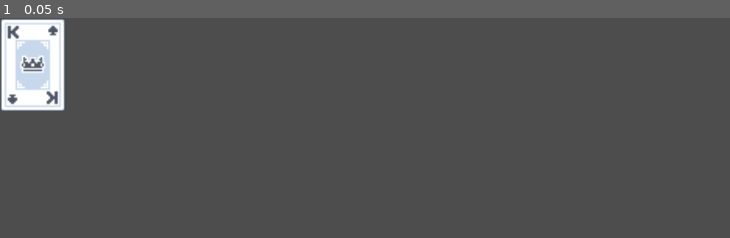
Above: before the commit, frame 1.
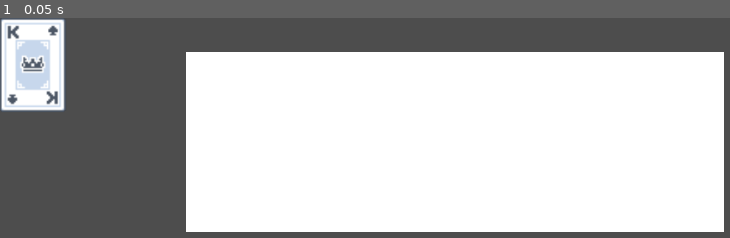
Above: after the commit, the same moment.

Repository: stellarinrin/dinosaur_fighting_card_game
Game: Godot game, scene res://game.tscn
The game is run twice, just before and just after one commit, with the same random seed, the same clock (stepped at 60 frames per second) and the same inputs.
Inputs:
- Up to frame 1 (0.05 s): no input

The runs differ from the first frame. In frame 1, 60% of the frame differs, in the area x 25-100%, y 15-98%.

Commit message:
Add drag and drop combo box
There's no parser yet

Diff:
--- a/dinosaur_fighting_card_game/combo_box.gd
+++ b/dinosaur_fighting_card_game/combo_box.gd
@@ -11,3 +11,10 @@
 	if (get_child_count(true) > 0):
 		get_child(0)._set_rotation(0)
 	queue_sort()
+
+
+
+func _on_area_2d_area_entered(area: Area2D) -> void:
+	var card_node = area.get_parent()
+	card_node.reparent(self)
+	#add_child(card_node)
--- a/dinosaur_fighting_card_game/game.tscn
+++ b/dinosaur_fighting_card_game/game.tscn
@@ -1,9 +1,44 @@
-[gd_scene load_steps=3 format=3 uid="uid://bd5j326o1s54n"]
+[gd_scene load_steps=4 format=3 uid="uid://bd5j326o1s54n"]
 
 [ext_resource type="PackedScene" uid="uid://bkii041wwh5sn" path="res://scenes/card.tscn" id="1_hygin"]
 [ext_resource type="Script" uid="uid://bqif6umwquu0q" path="res://combo_box.gd" id="2_e2o6t"]
 
+[sub_resource type="RectangleShape2D" id="RectangleShape2D_e2o6t"]
+size = Vector2(804, 281)
+
 [node name="Game" type="Node2D"]
+y_sort_enabled = true
+
+[node name="CanvasLayer2" type="CanvasLayer" parent="."]
+layer = -1
+
+[node name="ColorRect" type="ColorRect" parent="CanvasLayer2"]
+y_sort_enabled = true
+offset_left = 268.0
+offset_top = 49.0
+offset_right = 1044.0
+offset_bottom = 309.0
+size_flags_horizontal = 3
+
+[node name="HBoxContainer" type="HBoxContainer" parent="CanvasLayer2/ColorRect"]
+y_sort_enabled = true
+layout_mode = 1
+anchors_preset = 15
+anchor_right = 1.0
+anchor_bottom = 1.0
+grow_horizontal = 2
+grow_vertical = 2
+alignment = 1
+script = ExtResource("2_e2o6t")
+
+[node name="Area2D" type="Area2D" parent="CanvasLayer2/ColorRect"]
+y_sort_enabled = true
+monitorable = false
+
+[node name="CollisionShape2D" type="CollisionShape2D" parent="CanvasLayer2/ColorRect/Area2D"]
+y_sort_enabled = true
+position = Vector2(392, 130.5)
+shape = SubResource("RectangleShape2D_e2o6t")
 
 [node name="CanvasLayer" type="CanvasLayer" parent="."]
 visible = false
@@ -18,30 +53,15 @@
 
 [node name="GameController" type="Node2D" parent="."]
 
-[node name="Card" parent="." instance=ExtResource("1_hygin")]
-
 [node name="GameScreen" type="Node2D" parent="."]
 
 [node name="PlayerCharacter*" type="Node2D" parent="GameScreen"]
 
-[node name="CanvasLayer2" type="CanvasLayer" parent="."]
+[node name="Card" parent="." instance=ExtResource("1_hygin")]
+z_index = 1
 
-[node name="ColorRect" type="ColorRect" parent="CanvasLayer2"]
-visible = false
-offset_left = 268.0
-offset_top = 49.0
-offset_right = 1044.0
-offset_bottom = 309.0
-size_flags_horizontal = 3
+[node name="Card2" parent="." instance=ExtResource("1_hygin")]
 
-[node name="HBoxContainer" type="HBoxContainer" parent="CanvasLayer2"]
-anchors_preset = 15
-anchor_right = 1.0
-anchor_bottom = 1.0
-offset_left = 268.0
-offset_top = 49.0
-offset_right = 268.0
-offset_bottom = 49.0
-grow_horizontal = 2
-grow_vertical = 2
-script = ExtResource("2_e2o6t")
+[node name="Card3" parent="." instance=ExtResource("1_hygin")]
+
+[connection signal="area_entered" from="CanvasLayer2/ColorRect/Area2D" to="CanvasLayer2/ColorRect/HBoxContainer" method="_on_area_2d_area_entered"]
--- a/dinosaur_fighting_card_game/scenes/card.tscn
+++ b/dinosaur_fighting_card_game/scenes/card.tscn
@@ -1,9 +1,13 @@
-[gd_scene load_steps=3 format=3 uid="uid://bkii041wwh5sn"]
+[gd_scene load_steps=4 format=3 uid="uid://bkii041wwh5sn"]
 
 [ext_resource type="Texture2D" uid="uid://h0gtmhoucvgh" path="res://assets/card_assets/card_ground_standing.png" id="1_grwcn"]
 [ext_resource type="Script" uid="uid://djxysx7sbuwty" path="res://scripts/card.gd" id="1_tvcam"]
 
+[sub_resource type="RectangleShape2D" id="RectangleShape2D_6u4wf"]
+size = Vector2(29.5, 22.5)
+
 [node name="Card" type="Control"]
+y_sort_enabled = true
 custom_minimum_size = Vector2(94, 136)
 layout_mode = 3
 anchors_preset = 0
@@ -12,6 +16,7 @@
 script = ExtResource("1_tvcam")
 
 [node name="Sprite2D" type="Sprite2D" parent="."]
+y_sort_enabled = true
 position = Vector2(47.25, 67.75)
 scale = Vector2(2.25, 2.25)
 texture = ExtResource("1_grwcn")
@@ -19,7 +24,16 @@
 [node name="Shadow" type="Sprite2D" parent="Sprite2D"]
 modulate = Color(0, 0, 0, 0.392157)
 show_behind_parent = true
+z_index = -1
+y_sort_enabled = true
 texture = ExtResource("1_grwcn")
+
+[node name="Area2D" type="Area2D" parent="."]
+monitoring = false
+
+[node name="CollisionShape2D" type="CollisionShape2D" parent="Area2D"]
+position = Vector2(47.25, 67.75)
+shape = SubResource("RectangleShape2D_6u4wf")
 
 [connection signal="mouse_entered" from="." to="." method="_on_mouse_entered"]
 [connection signal="mouse_exited" from="." to="." method="_on_mouse_exited"]
